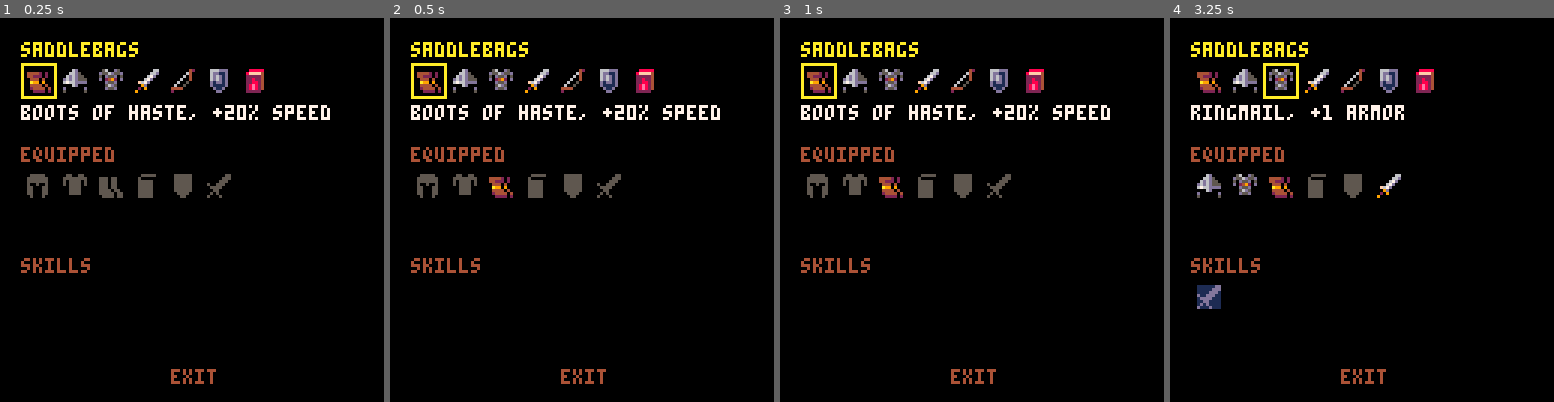
Above: before the commit, frames 1-4 (left to right).
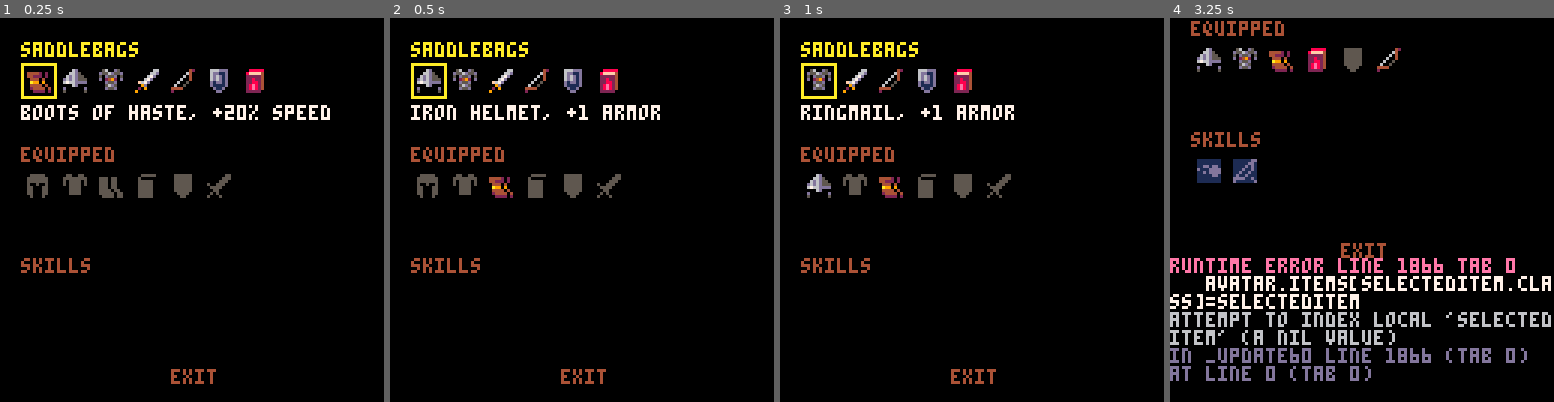
Above: after the commit, the same moments.

Repository: ironchestgames/pico-8-carts
Game: PICO-8 cartridge epicevilender.p8
The game is run twice, just before and just after one commit, with the same random seed, the same clock (stepped at 60 frames per second) and the same inputs.
Inputs:
- Up to frame 1 (0.25 s): no input
- Up to frame 2 (0.5 s): tap X (X key) at 0.33 s
- Up to frame 3 (1 s): tap O (Z key) at 0.7 s
- Up to frame 4 (3.25 s): tap X (X key) at 1.07, 1.85, 2.97 s; hold Right 1.6-2.1 s; tap O (Z key) every 0.4 s from 1.7 to 2.9 s; hold Up 2.15-2.42 s; hold Right 2.47-3.03 s; hold Left from 3.08 s (still down)

Frame 1 is identical in both runs. In frame 2, 3.0% of the frame differs, in the area x 5-86%, y 13-27%; in frame 3, 3.4%; in frame 4, 17%, in the area x 0-100%, y 0-96%.
Error after the commit: runtime error line 1866 tab 0; avatar.items[selecteditem.class]=selecteditem; attempt to index local 'selecteditem' (a nil value)

Commit message:
epicevilender - equipped item no longer in inventory

Diff:
--- a/epicevilender.p8
+++ b/epicevilender.p8
@@ -1804,8 +1804,39 @@
 
 function equipupdate()
 
+ -- init equipped items
+ avatar.startarmor=0
+ avatar.spdfactor=1
+ equipped={}
+ for _,item in pairs(avatar.items) do
+  add(equipped,item)
+  if item.armor then
+   avatar.startarmor+=item.armor
+  end
+  if item.spdfactor then
+   avatar.spdfactor+=item.spdfactor
+  end
+ end
+
+ -- init available skills
+ availableskills={}
+ for item in all(equipped) do
+  if item.skill then
+   add(availableskills,item.skill)
+  end
+ end
+
+ -- changing sections
+ if btnp(2) then
+  sectioncur=mid(1,sectioncur-1,4)
+ elseif btnp(3) then
+  sectioncur=mid(1,sectioncur+1,4)
+ end
+
  -- init inventory
- inventory={
+ inventory={}
+
+ local allitems={
   leatherboots,
   ironhelmet,
   ringmail,
@@ -1815,33 +1846,10 @@
   fireboltbook,
  }
 
- -- init equipped items
- avatar.startarmor=0
- avatar.spdfactor=1
- equipped={}
- for _,item in pairs(avatar.items) do
-  add(equipped,item)
-  if item.armor then
-   avatar.startarmor+=item.armor
-  end
-  if item.spdfactor then
-   avatar.spdfactor+=item.spdfactor
-  end
- end
-
- -- init available skills
- availableskills={}
- for item in all(equipped) do
-  if item.skill then
-   add(availableskills,item.skill)
-  end
- end
-
- -- changing sections
- if btnp(2) then
-  sectioncur=mid(1,sectioncur-1,4)
- elseif btnp(3) then
-  sectioncur=mid(1,sectioncur+1,4)
+ for item in all(allitems) do
+  if avatar.items[item.class] != item then
+   add(inventory,item)
+  end
  end
 
  -- inventory
